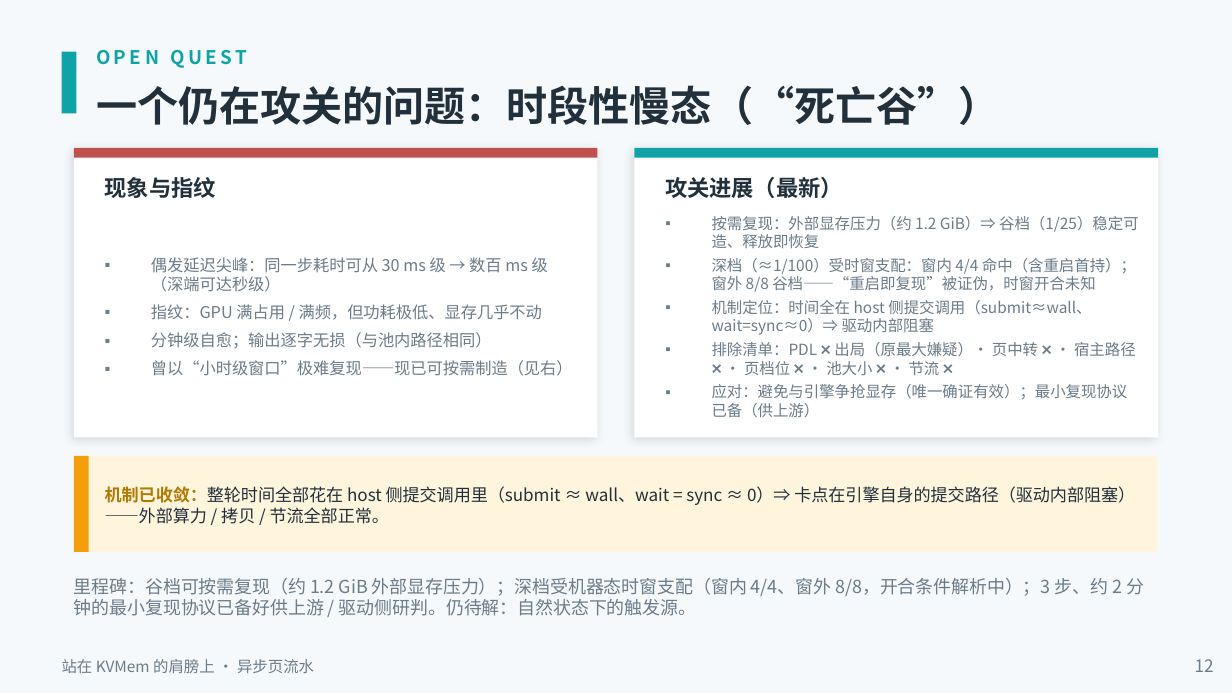
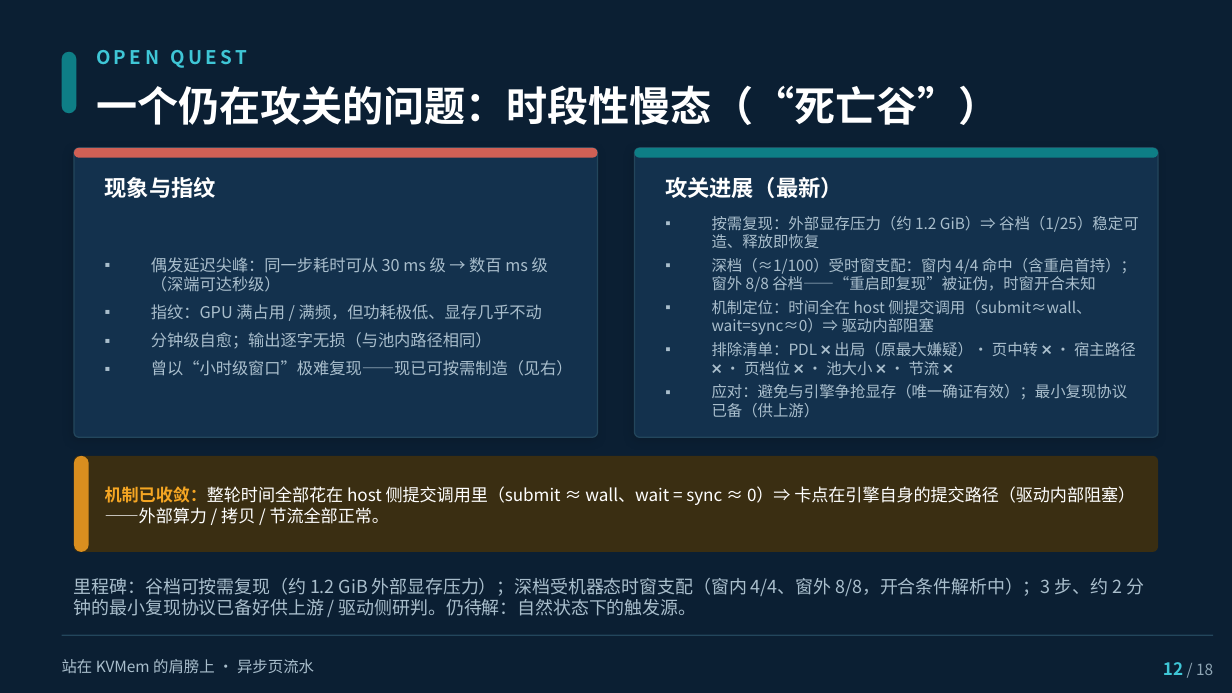
Before and after one commit to paicat1/Ninfer-KVMem-Async, a slide deck: slide 12 of docs/异步页流水-技术说明.pptx. Drawn at 1232x693 pixels with LibreOffice and Linux fonts; fonts in the diff are those of the drawing. Boxes give left, top, right and bottom in pixels: in the first picture for what was removed or moved away, otherwise in the second. Text is boxed around its words. In the diff, an @@ line names an element or a change of style, - is before the commit and + after.

```diff
--- a/docs/异步页流水-技术说明.pptx
+++ b/docs/异步页流水-技术说明.pptx
@@ background #F6F9FB to #0B1F33 @@
@@ rectangle removed at box(62, 52, 76, 113) @@
@@ rounded rectangle added at box(62, 52, 76, 113), fill #0E7E86 @@
@@ text "OPEN QUEST" at box(96, 50, 247, 68): text colour #0FA3A8 to #3FC6D6 @@
@@ rectangle removed at box(74, 148, 598, 437) @@
@@ rectangle removed at box(74, 148, 598, 158) @@
@@ rounded rectangle added at box(74, 148, 598, 437), fill #13314D, outline #23465C 0.75 pt @@
@@ rounded rectangle added at box(74, 148, 598, 158), fill #D06055 @@
@@ rectangle removed at box(634, 148, 1158, 437) @@
@@ rectangle removed at box(634, 148, 1158, 158) @@
@@ rounded rectangle added at box(634, 148, 1158, 437), fill #13314D, outline #23465C 0.75 pt @@
@@ rounded rectangle added at box(634, 148, 1158, 158), fill #0E7E86 @@
@@ text colour #22303C to #FFFFFF in 3 elements at box(96, 85, 999, 125), box(105, 177, 216, 198), box(665, 177, 843, 198) @@
@@ rectangle removed at box(74, 456, 1158, 552) @@
@@ rectangle removed at box(74, 456, 89, 552) @@
@@ rounded rectangle added at box(74, 456, 1158, 552), fill #3A2E12 @@
@@ rounded rectangle added at box(74, 456, 89, 552), fill #D98E1F @@
@@ text "机制已收敛：整轮时间全部花在 host 侧提交调用里（submit ≈ wall、wait ..." at box(105, 486, 1135, 524): text colour #B07A00 to #F5A623 in "机制已收敛：整轮时间全部花在"; text colour #22303C to #FFFFFF @@
@@ text colour #6B7C8A to #A9BECC in 4 elements at box(151, 257, 573, 376), box(712, 216, 1138, 417), box(74, 578, 1144, 616), box(62, 659, 314, 674) @@
@@ rectangle added at box(62, 634, 1214, 636), fill #23465C @@
@@ text at box(1163, 662, 1213, 675): text changed; size 10 to 9 pt; text colour #6B7C8A to #8FA6B5 @@
-12
+12 / 18
```
Also in this commit, not shown: 17 other slides changed, 8 other files.
